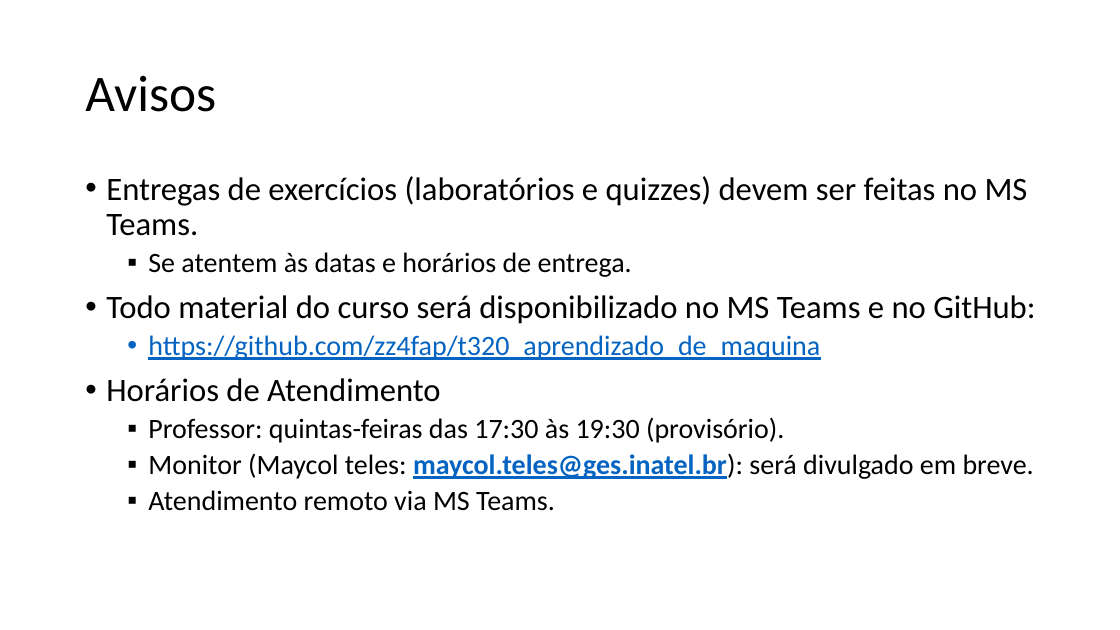
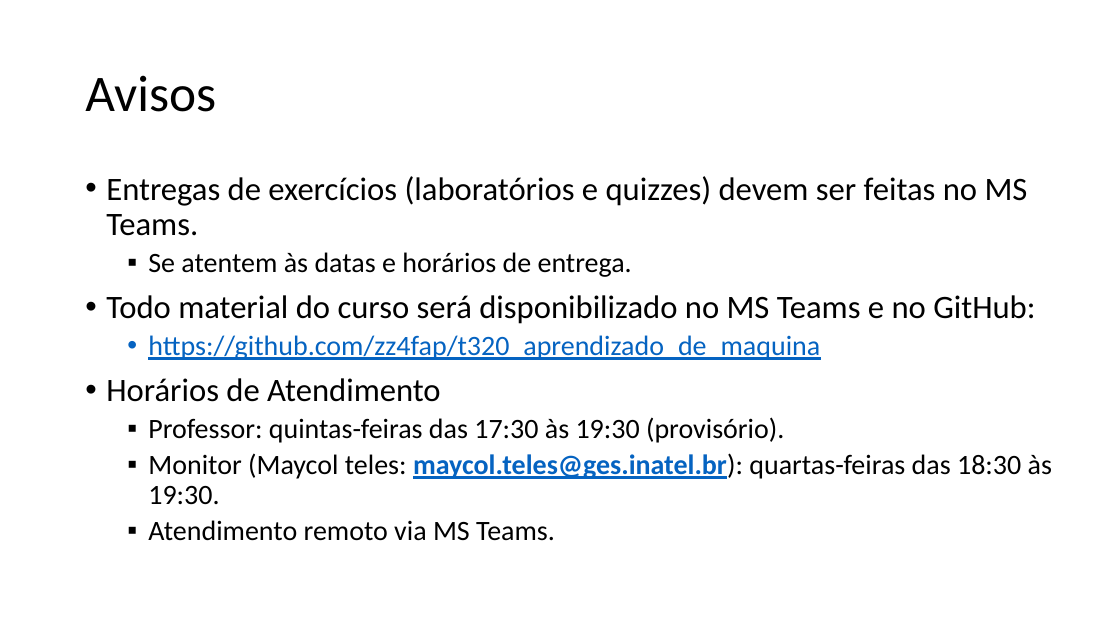
Before and after one commit to zz4fap/t320_aprendizado_de_maquina, a slide deck: slide 7 of slides/T320_Classificação (Parte I).pptx. Drawn at 1120x630 pixels with LibreOffice and Linux fonts; fonts in the diff are those of the drawing. Boxes give left, top, right and bottom in pixels: in the first picture for what was removed or moved away, otherwise in the second. Text is boxed around its words. In the diff, an @@ line names an element or a change of style, - is before the commit and + after.

```diff
--- a/slides/T320_Classificação (Parte I).pptx
+++ b/slides/T320_Classificação (Parte I).pptx
@@ text at (148,453,1052,505): text changed @@
-  ▪ Monitor (Maycol teles: maycol.teles@ges.inatel.br): será divulgado em breve.
+  ▪ Monitor (Maycol teles: maycol.teles@ges.inatel.br): quartas-feiras das 18:30 às 19:30.
```
Also in this commit, not shown: 1 other file.
